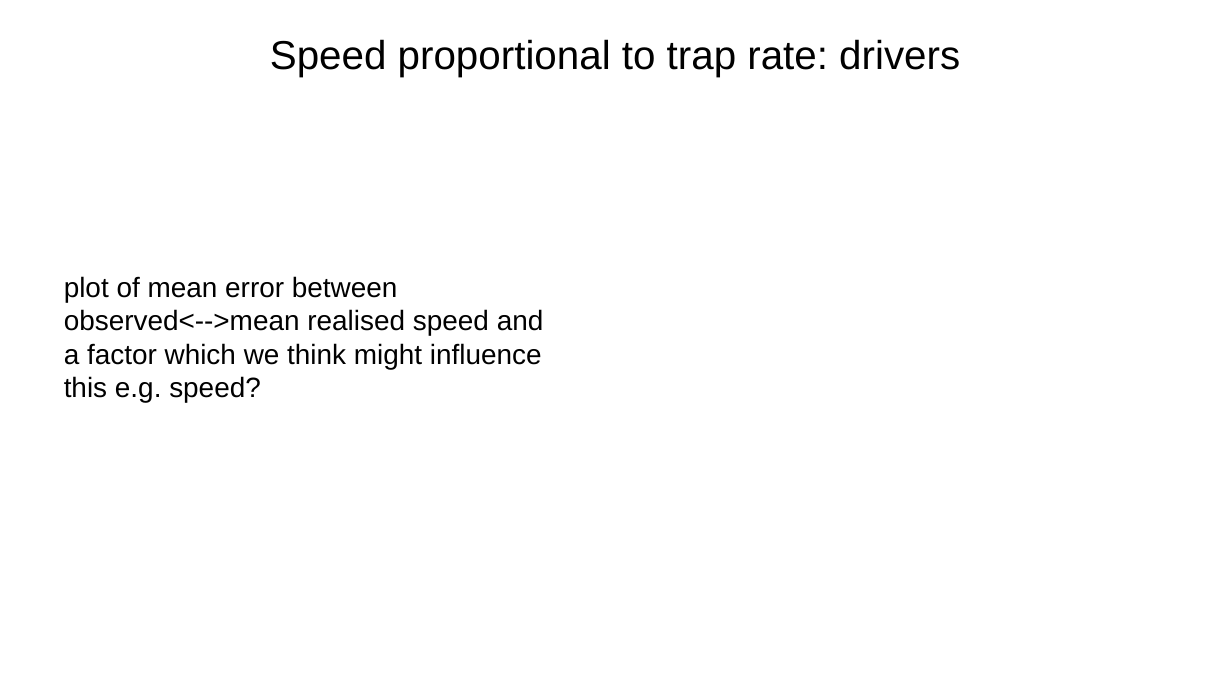
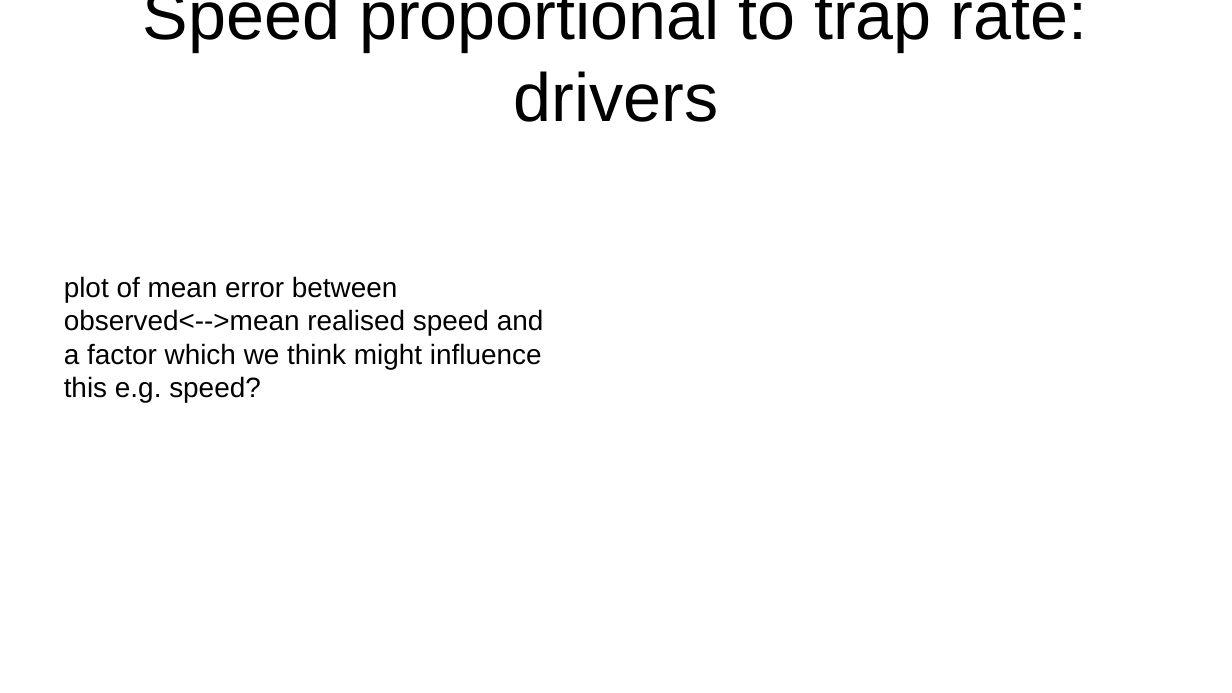
Before and after one commit to lizziebru/CamtrapSimulation, a slide deck: slide 20 of writeup/Camtrapsim_pres.odp. Drawn at 1232x693 pixels with LibreOffice and Linux fonts; fonts in the diff are those of the drawing. Boxes give left, top, right and bottom in pixels: in the first picture for what was removed or moved away, otherwise in the second. Text is boxed around its words. In the diff, an @@ line names an element or a change of style, - is before the commit and + after.

```diff
--- a/writeup/Camtrapsim_pres.odp
+++ b/writeup/Camtrapsim_pres.odp
@@ title "Speed proportional to trap rate: ...": place and size @@
-title "Speed proportional to trap rate: ..." at bbox=[270, 39, 960, 77]
+title "Speed proportional to trap rate: ..." at bbox=[143, 0, 1087, 122]
@@ title "Speed proportional to trap rate: ..." at bbox=[143, 0, 1087, 122]: size 26 to 44 pt @@
```
Also in this commit, not shown: 12 other slides changed, 1 slide added, 1 slide removed, 4 other files.
